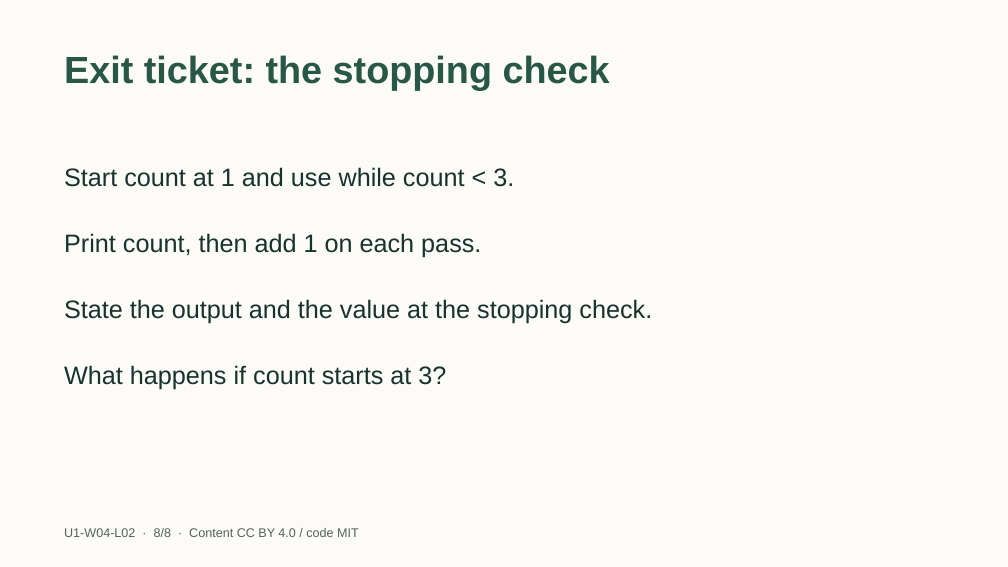
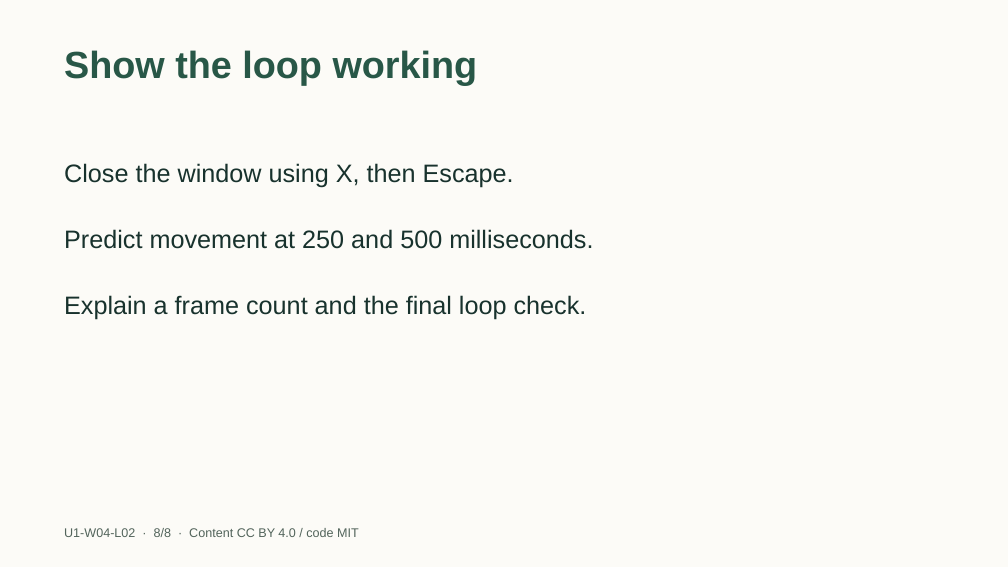
Before and after one commit to EdugenIO/cs-atar-textbook, a slide deck: slide 8 of dist/slides/u1-w04-l02.pptx. Drawn at 1008x567 pixels with LibreOffice and Linux fonts; fonts in the diff are those of the drawing. Boxes give left, top, right and bottom in pixels: in the first picture for what was removed or moved away, otherwise in the second. Text is boxed around its words. In the diff, an @@ line names an element or a change of style, - is before the commit and + after.

```diff
--- a/dist/slides/u1-w04-l02.pptx
+++ b/dist/slides/u1-w04-l02.pptx
@@ title at (x1=64, y1=50, x2=478, y2=86): text changed @@
-Exit ticket: the stopping check
+Show the loop working
@@ text removed at (x1=64, y1=167, x2=514, y2=187) @@
-Start count at 1 and use while count < 3.
@@ text added at (x1=64, y1=163, x2=514, y2=188), 24 pt, text #18322D @@
+Close the window using X, then Escape.
@@ text removed at (x1=64, y1=233, x2=481, y2=258) @@
-Print count, then add 1 on each pass.
@@ text added at (x1=64, y1=229, x2=593, y2=249), 24 pt, text #18322D @@
+Predict movement at 250 and 500 milliseconds.
@@ text at (x1=64, y1=295, x2=587, y2=320): text changed @@
-State the output and the value at the stopping check.
+Explain a frame count and the final loop check.
@@ text removed at (x1=64, y1=365, x2=446, y2=390) @@
-What happens if count starts at 3?
```
Also in this commit, not shown: 1 other slide changed, 6 slides added, 6 slides removed, 38 other files.
